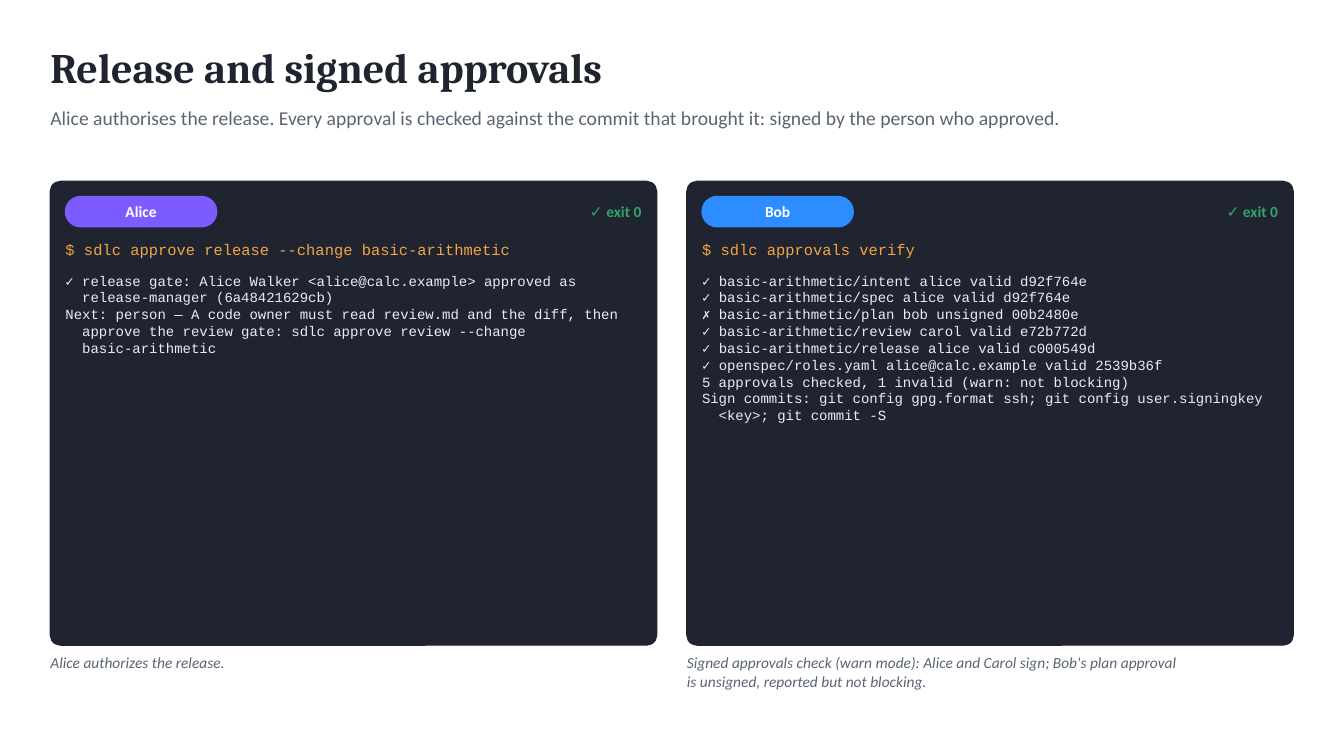
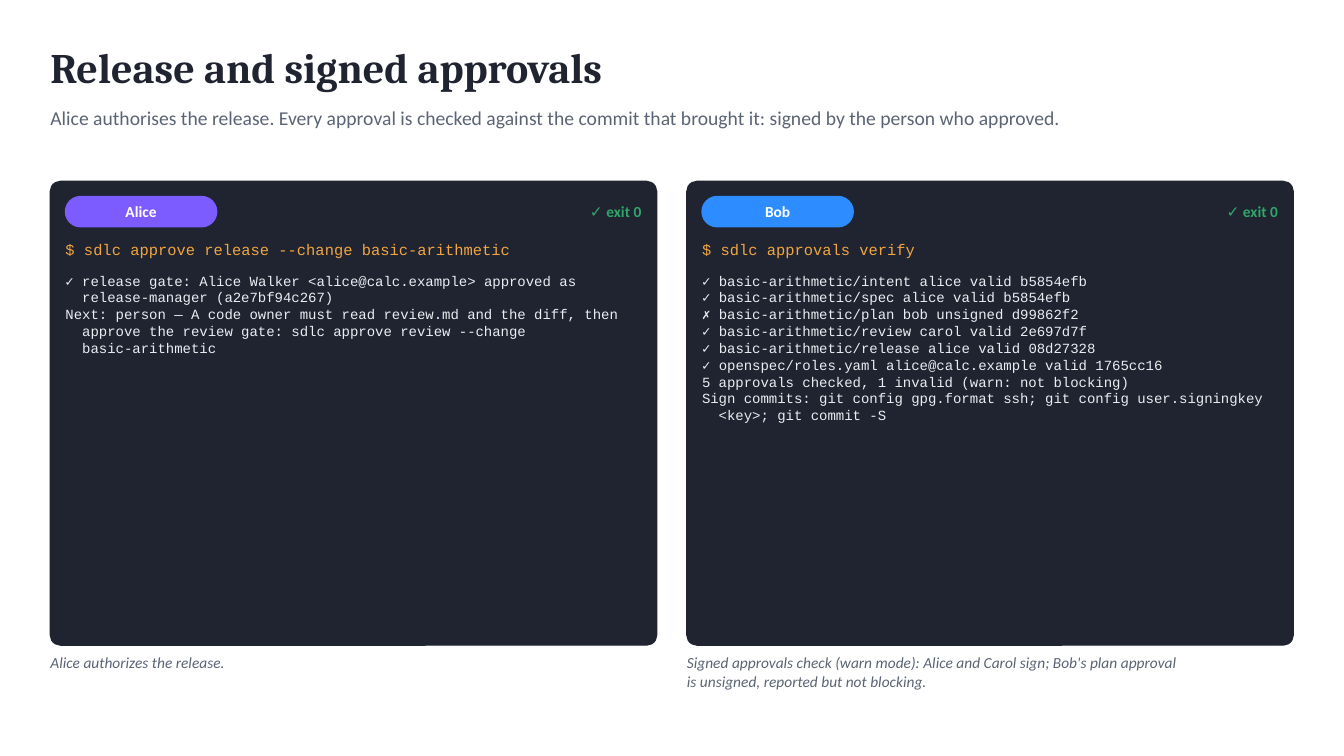
Before and after one commit to marin-ai-tech/sdlc, a slide deck: slide 13 of docs/demo/sdlc-calculator-demo.en.pptx. Drawn at 1344x756 pixels with LibreOffice and Linux fonts; fonts in the diff are those of the drawing. Boxes give left, top, right and bottom in pixels: in the first picture for what was removed or moved away, otherwise in the second. Text is boxed around its words. In the diff, an @@ line names an element or a change of style, - is before the commit and + after.

```diff
--- a/docs/demo/sdlc-calculator-demo.en.pptx
+++ b/docs/demo/sdlc-calculator-demo.en.pptx
@@ text at (82,292,333,305): text changed @@
-release-manager (6a48421629cb)
+release-manager (a2e7bf94c267)
@@ text at (719,276,1162,373): text changed @@
-✓ basic-arithmetic/intent alice valid d92f764e
-✓ basic-arithmetic/spec alice valid d92f764e
-✗ basic-arithmetic/plan bob unsigned 00b2480e
-✓ basic-arithmetic/review carol valid e72b772d
-✓ basic-arithmetic/release alice valid c000549d
-✓ openspec/roles.yaml alice@calc.example valid 2539b36f
+✓ basic-arithmetic/intent alice valid b5854efb
+✓ basic-arithmetic/spec alice valid b5854efb
+✗ basic-arithmetic/plan bob unsigned d99862f2
+✓ basic-arithmetic/review carol valid 2e697d7f
+✓ basic-arithmetic/release alice valid 08d27328
+✓ openspec/roles.yaml alice@calc.example valid 1765cc16
```
Also in this commit, not shown: 6 other slides changed, 50 other files.
